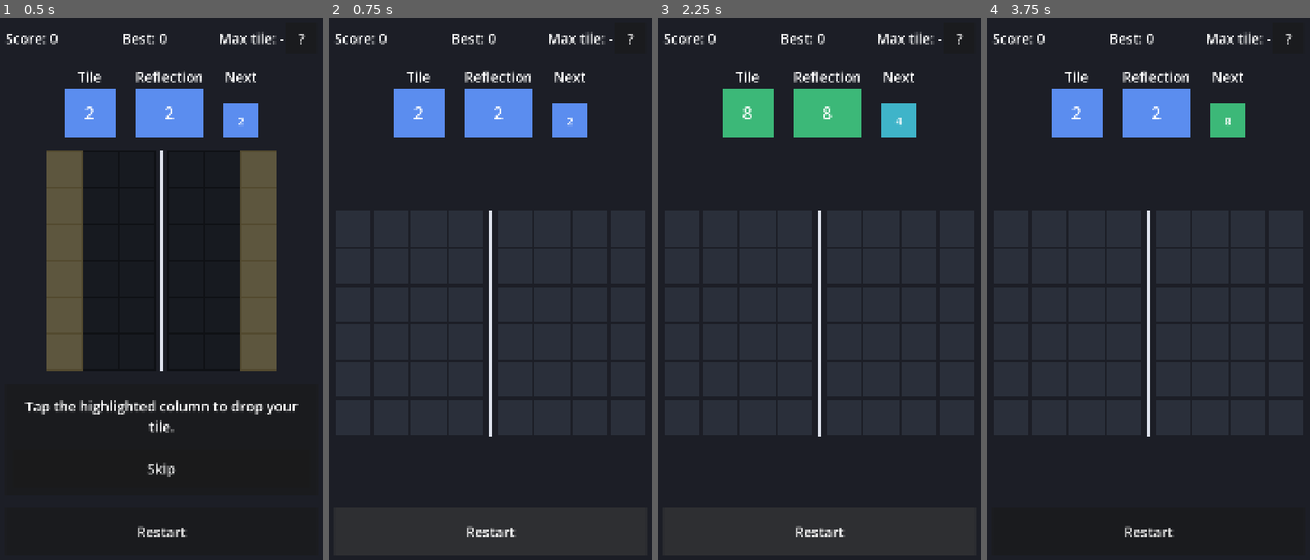
Above: before the commit, frames 1-4 (left to right).
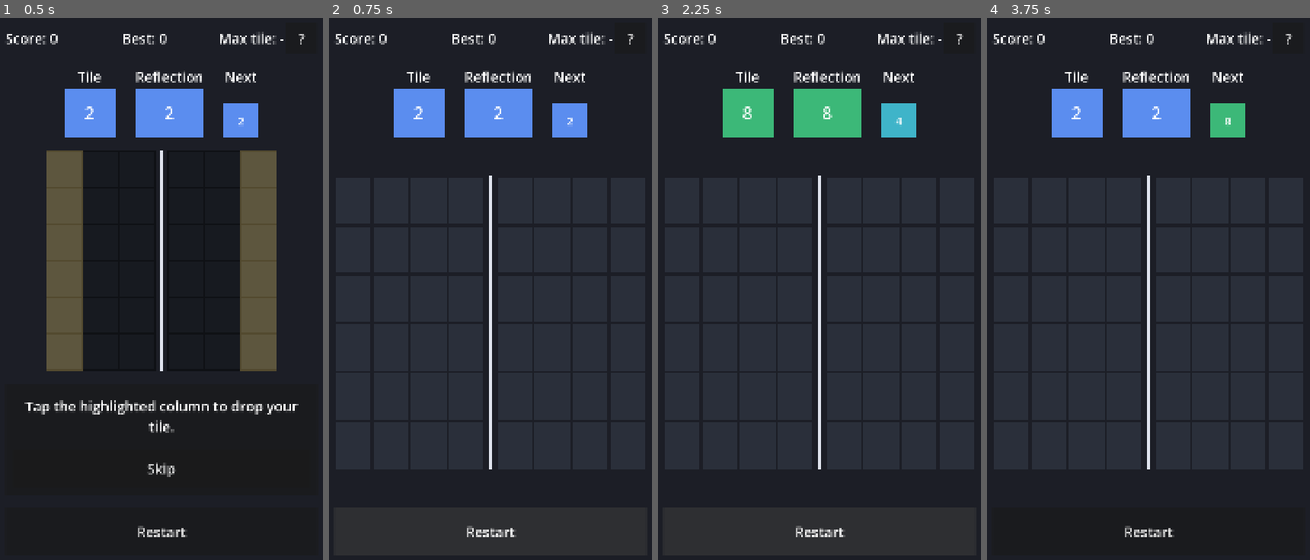
Above: after the commit, the same moments.

Repository: bpinto03/Doppel
Game: Godot game, scene res://scenes/main.tscn
Same seed, same stepped clock (60 frames per second), same inputs: the game is played once before the commit and once after it.
Inputs:
- Up to frame 1 (0.5 s): no input
- Up to frame 2 (0.75 s): click "Restart" at 0.5 s
- Up to frame 3 (2.25 s): click "Restart" at 1.25 s; click "Restart" at 2 s
- Up to frame 4 (3.75 s): click "?" at 2.75 s; click "Skip" at 3.5 s

Frame 1 is identical in both runs. In frame 2, 0.1% of the frame differs, in the area x 49-51%, y 29-84%; in frame 3, 0.1%; in frame 4, 0.1%.

Commit message:
feat: stretch board cells vertically on wider boards
Cells keep the screen width and grow up to 1.3 times taller than wide to
fill the free height, so a board with 4 columns per side stays about as
tall as with 3. When the height is the limit, cells stay square.

Diff:
--- a/scripts/ui/board_view.gd
+++ b/scripts/ui/board_view.gd
@@ -5,6 +5,8 @@
 signal pressed_while_locked
 
 const CELL_GAP_RATIO: float = 0.06
+## Cells stretch up to this height/width ratio to fill the available height, so wider boards keep a similar size.
+const MAX_CELL_HEIGHT_RATIO: float = 1.3
 ## Width of the space around the mirror axis, in cells.
 const AXIS_GAP_IN_CELLS: float = 0.3
 const AXIS_COLOR := Color("#e0e4ee")
@@ -253,9 +255,9 @@
 
 
 func _draw_axis_line(color: Color, width: float) -> void:
-	var axis_x: float = _get_column_x(_displayed_board.column_count_per_side) - _get_cell_size() * AXIS_GAP_IN_CELLS / 2.0
+	var axis_x: float = _get_column_x(_displayed_board.column_count_per_side) - _get_cell_size().x * AXIS_GAP_IN_CELLS / 2.0
 	var board_top: float = _get_board_origin().y
-	var board_bottom: float = board_top + _get_cell_size() * _displayed_board.row_count
+	var board_bottom: float = board_top + _get_cell_size().y * _displayed_board.row_count
 	draw_line(Vector2(axis_x, board_top), Vector2(axis_x, board_bottom), color, width)
 
 
@@ -273,15 +275,18 @@
 	queue_redraw()
 
 
-func _get_cell_size() -> float:
+func _get_cell_size() -> Vector2:
 	var width_in_cells: float = _displayed_board.get_column_count() + AXIS_GAP_IN_CELLS
-	return minf(size.x / width_in_cells, size.y / _displayed_board.row_count)
+	var height_limited_size: float = size.y / _displayed_board.row_count
+	var cell_width: float = minf(size.x / width_in_cells, height_limited_size)
+	var cell_height: float = minf(height_limited_size, cell_width * MAX_CELL_HEIGHT_RATIO)
+	return Vector2(cell_width, cell_height)
 
 
 func _get_board_rect() -> Rect2:
-	var cell_size: float = _get_cell_size()
+	var cell_size: Vector2 = _get_cell_size()
 	var board_size := Vector2(
-		(_displayed_board.get_column_count() + AXIS_GAP_IN_CELLS) * cell_size, _displayed_board.row_count * cell_size
+		(_displayed_board.get_column_count() + AXIS_GAP_IN_CELLS) * cell_size.x, _displayed_board.row_count * cell_size.y
 	)
 	return Rect2((size - board_size) / 2.0, board_size)
 
@@ -292,12 +297,12 @@
 
 func _get_column_x(column: int) -> float:
 	var axis_offset: float = 0.0 if _displayed_board.is_left_column(column) else AXIS_GAP_IN_CELLS
-	return _get_board_origin().x + (column + axis_offset) * _get_cell_size()
+	return _get_board_origin().x + (column + axis_offset) * _get_cell_size().x
 
 
 func _get_column_rect(column: int) -> Rect2:
-	var height: float = _get_cell_size() * _displayed_board.row_count
-	return Rect2(_get_column_x(column), _get_board_origin().y, _get_cell_size(), height)
+	var cell_size: Vector2 = _get_cell_size()
+	return Rect2(_get_column_x(column), _get_board_origin().y, cell_size.x, cell_size.y * _displayed_board.row_count)
 
 
 func _get_tile_rect(cell: Vector2i) -> Rect2:
@@ -306,11 +311,11 @@
 
 ## Row is fractional while a tile is moving.
 func _get_tile_rect_at(column: int, row: float) -> Rect2:
-	var cell_size: float = _get_cell_size()
-	var gap: float = cell_size * CELL_GAP_RATIO
+	var cell_size: Vector2 = _get_cell_size()
+	var gap: float = cell_size.x * CELL_GAP_RATIO
 	var row_from_top: float = _displayed_board.row_count - 1 - row
-	var top_left := Vector2(_get_column_x(column), _get_board_origin().y + row_from_top * cell_size)
-	return Rect2(top_left, Vector2.ONE * cell_size).grow(-gap / 2.0)
+	var top_left := Vector2(_get_column_x(column), _get_board_origin().y + row_from_top * cell_size.y)
+	return Rect2(top_left, cell_size).grow(-gap / 2.0)
 
 
 class MovingTile:
Not shown, changed: docs/architecture.md
